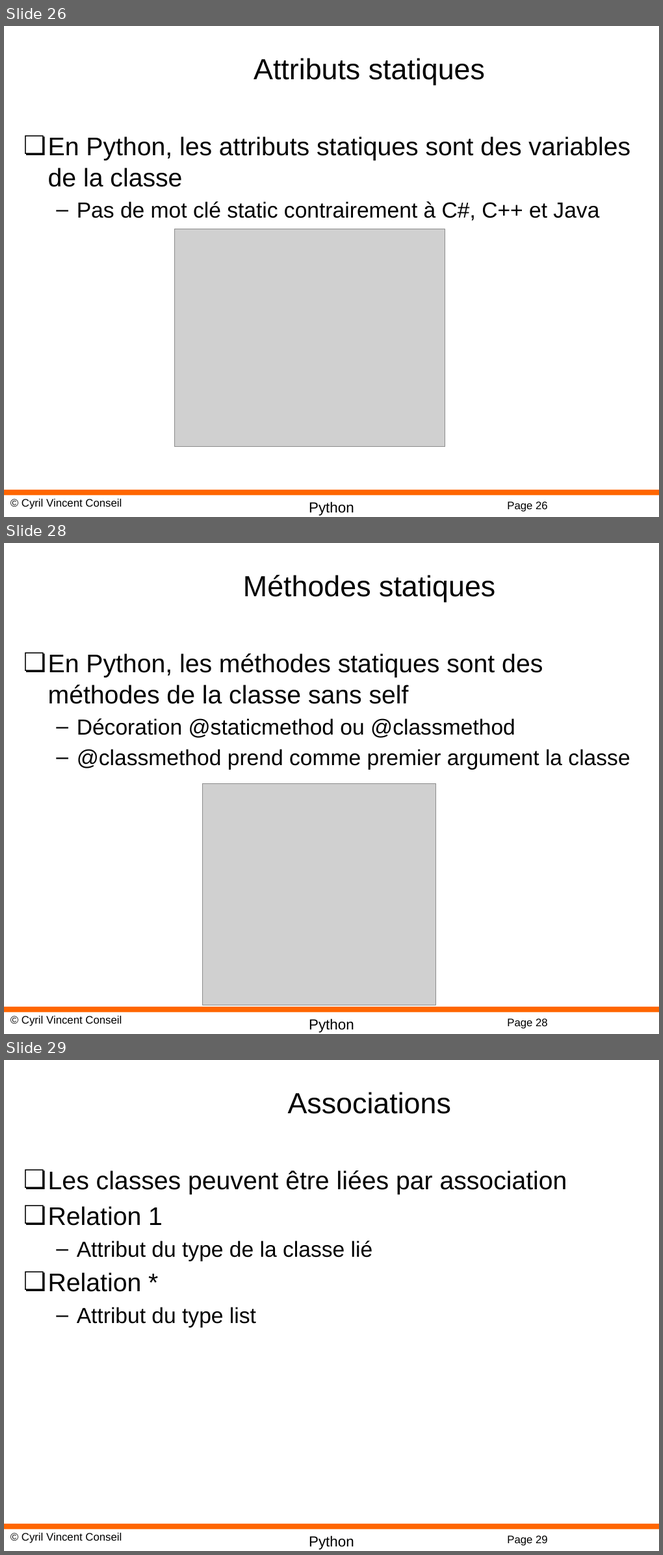
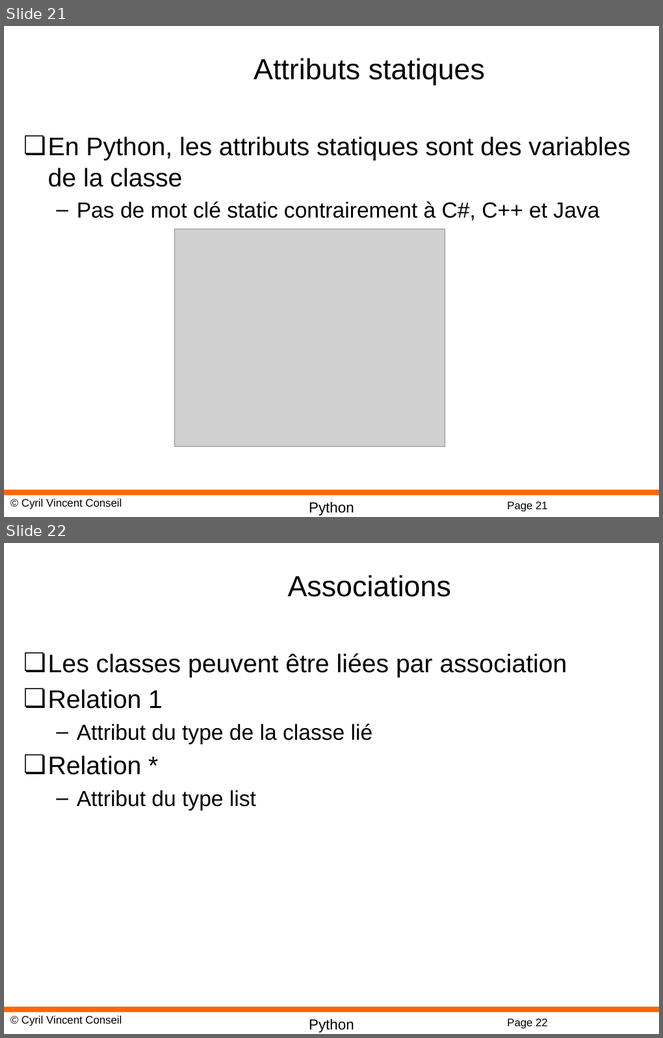
Before and after one commit to cyrilvincent/python, a slide deck: ppt/Python08-OO.pptx. Shown one above the other, each under a label of ours: slides 26, 28 and 29 before the commit, slides 21 and 22 after it; the slides between them are not shown. The pictures are 663x1555 and 663x1038 pixels, drawn with LibreOffice and Linux fonts; fonts in the diff are those of the drawing; grey boxes stand for pictures; background and template pictures are left out. Boxes give left, top, right and bottom in pixels: in the first picture for what was removed or moved away, otherwise in the second. Text is boxed around its words. In the diff, an @@ line names an element or a change of style, - is before the commit and + after.

```diff
--- a/ppt/Python08-OO.pptx
+++ b/ppt/Python08-OO.pptx
@@ slide 28 removed at box(4, 543, 659, 1034), background #FFFFFF; not listed: 4 template elements that a slide beside it also shows @@
@@ title removed at box(243, 575, 495, 602) @@
-Méthodes statiques
@@ text removed at box(48, 653, 630, 770) @@
-❏ En Python, les méthodes statiques sont des méthodes de la classe sans self
-  – Décoration @staticmethod ou @classmethod
-  – @classmethod prend comme premier argument la classe
@@ picture removed at box(202, 783, 436, 1006) @@
@@ what was slide 26 is now slide 21 @@
@@ page number at box(507, 502, 548, 512): text changed @@
-Page 26
+Page 21
@@ what was slide 29 is now slide 22 @@
@@ page number at box(507, 1019, 548, 1029): text changed @@
-Page 29
+Page 22
```
Also in this commit, not shown: 6 other slides removed, 4 other files.
